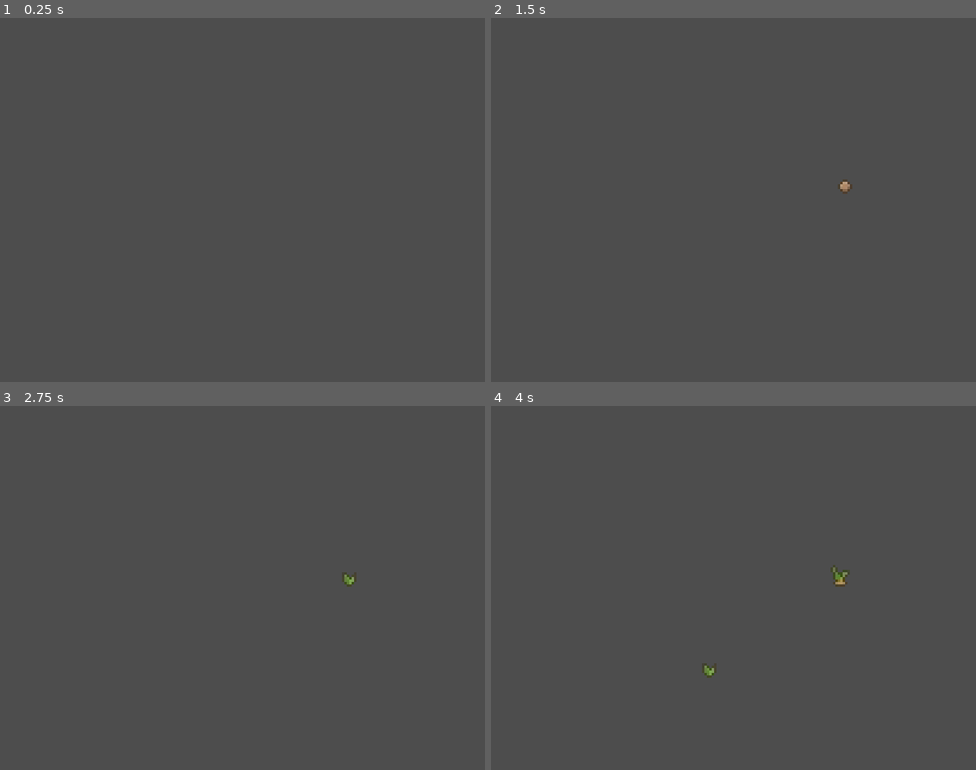
Above: before the commit, frames 1-4 (two rows, left to right).
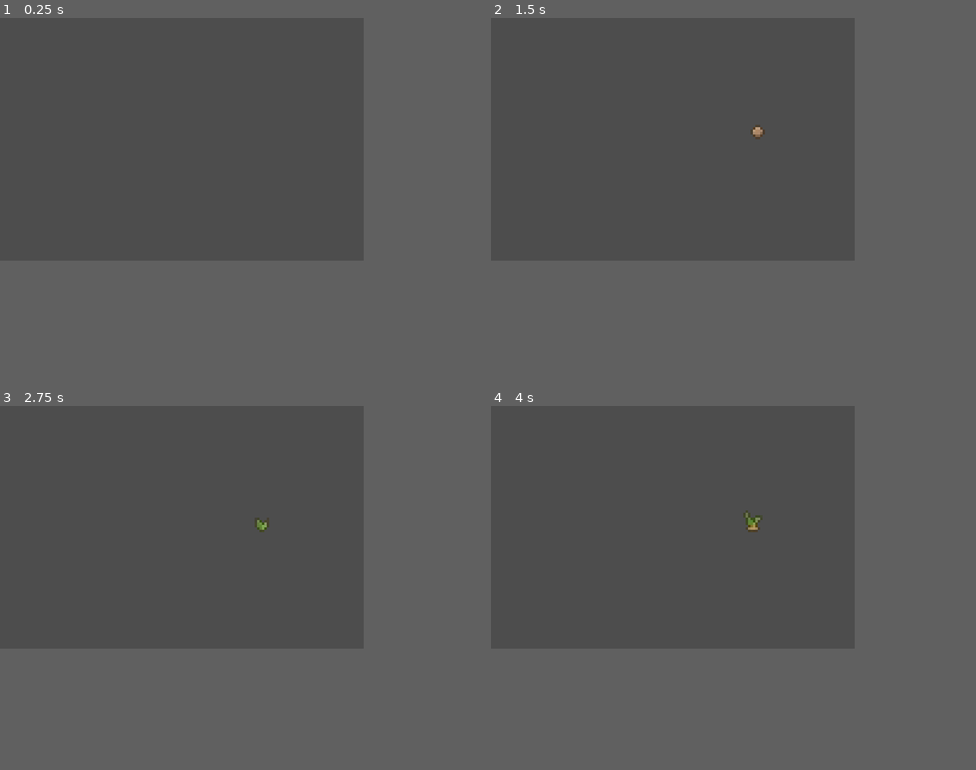
Above: after the commit, the same moments.

Repository: bgryderclock/godot-4-testing-game-objects
Game: Godot game, scene res://world.tscn
Same seed, same stepped clock (60 frames per second), same inputs: the game is played once before the commit and once after it.
Inputs (mouse positions are in pixels of both pictures, inside the frame that each line leads up to):
- Up to frame 1 (0.25 s): no input
- Up to frame 2 (1.5 s): tap Enter at 0.5 s; move the mouse to (840, 181) at 0.52 s; click (840, 181) at 0.6 s; tap Space at 1.25 s; click (840, 181) at 1.35 s
- Up to frame 3 (2.75 s): tap Enter at 2 s; move the mouse to (291, 507) at 2.02 s; click (291, 507) at 2.1 s
- Up to frame 4 (4 s): tap Space at 2.75 s; move the mouse to (709, 660) at 2.77 s; click (709, 660) at 2.85 s; tap Enter at 3.5 s; click (709, 660) at 3.6 s
In our replay, the window is 800x600 before the commit and 600x400 after it. These sizes can differ from the game's own. Grey fills any space a smaller window leaves; there, only what the larger window draws over its background counts as a difference.

The runs differ from the first frame. In frame 1, only the window size differs. In frame 2, 0.2% of the frame differs, in the area x 53-75%, y 29-49%; in frame 3, 0.2%; in frame 4, 0.4%, in the area x 43-74%, y 28-75%.

Commit message:
Add files via upload

Diff:
--- a/carrot.gd
+++ b/carrot.gd
@@ -18,7 +18,7 @@
 	await get_tree().create_timer(4).timeout
 	$AnimatedSprite2D.play("growlevel5")
 	await get_tree().create_timer(5).timeout
-	queue_free() #deletes the carrot
+	#queue_free() #deletes the carrot
 
 # Called every frame. 'delta' is the elapsed time since the previous frame.
 func _process(delta: float) -> void:
@@ -41,10 +41,3 @@
 	if event is InputEventMouse:
 		#print("carrot event")
 		pass
-
-#func _unhandled_input(event):
-	#if event.is_action_pressed("left_mouse_click"):
-		#var mouse_pos = get_local_mouse_position()
-		#var polygon = $CollisionPolygon2D.polygon
-		#if Geometry.is_point_in_polygon(mouse_pos,polygon):
-			#do_whatever()
--- a/carrot.tscn
+++ b/carrot.tscn
@@ -79,7 +79,7 @@
 }]
 
 [sub_resource type="CircleShape2D" id="CircleShape2D_t3t4g"]
-radius = 25.1794
+radius = 9.21954
 
 [node name="carrot" type="Node2D"]
 script = ExtResource("1_x118s")
--- a/project.godot
+++ b/project.godot
@@ -17,8 +17,8 @@
 
 [display]
 
-window/size/viewport_width=800
-window/size/viewport_height=600
+window/size/viewport_width=600
+window/size/viewport_height=400
 window/stretch/scale=4.0
 
 [input]
--- a/world.tscn
+++ b/world.tscn
@@ -3,6 +3,7 @@
 [ext_resource type="Script" path="res://World.gd" id="1_rhj7d"]
 
 [sub_resource type="CircleShape2D" id="CircleShape2D_rpx8o"]
+radius = 80.4114
 
 [node name="World" type="Node2D"]
 script = ExtResource("1_rhj7d")
@@ -11,7 +12,7 @@
 collision_priority = 2.0
 
 [node name="WorldCollisionShape2D" type="CollisionShape2D" parent="Area2D"]
-position = Vector2(14, 13)
+position = Vector2(-1, 1)
 shape = SubResource("CircleShape2D_rpx8o")
 
 [connection signal="area_entered" from="Area2D" to="." method="_on_area_2d_area_entered"]
